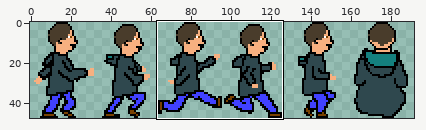
Two states of a sprite sheet, assets/player.png. Above: a wide view before the commit, with the close-up outlined.
Close-up. Before the commit:
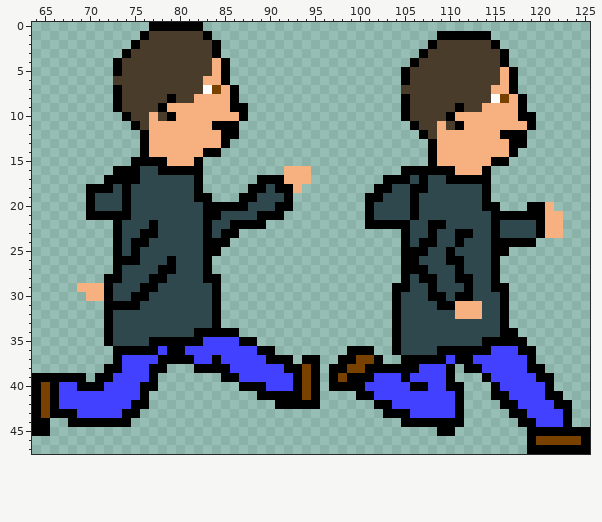
The file is 192x48 pixels. Shown: x 64..125, y 0..47. The commit also changed other parts of the picture, which this record leaves out.
The same view after the edit:
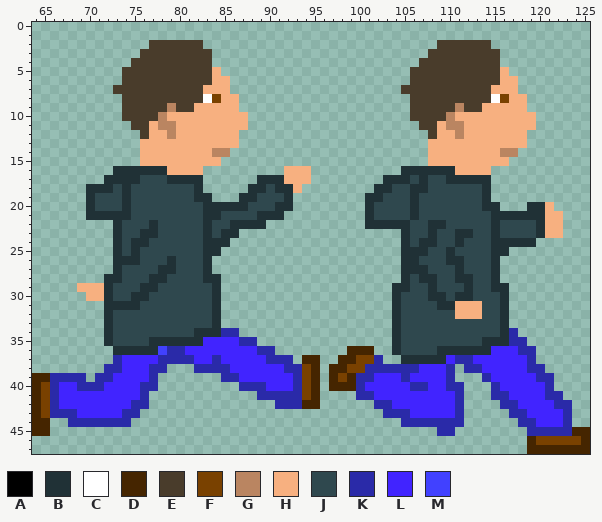
Palette (. is transparent): A #000000  B #203136  C #ffffff  D #452500  E #493c2b  F #794100  G #ba8561  H #f7b080  J #2f484e  K #2a2aa8  L #4124ff  M #4141ff
Changes in this commit:
Changed rows in their new state; - is an unchanged pixel.
first column x 64:
 0 -------------......-------------------------------------------
 1 ------------........-------------------------......-----------
 2 -----------..------..-----------------------.------.----------
 3 ----------..--------.----------------------.--------.---------
 4 ---------..---------..--------------------.---------.---------
 5 ---------.-----------.-------------------.-----------.--------
 6 ---------.---------E-H-------------------.-----------H--------
 7 ---------E---------HH-.------------------------------H--------
 8 ---------.-----E--ECF-H------------------.------------H-------
 9 ---------.----EGEE----H.-----------------.-----G------H-------
10 ----------E--EGH-------H-----------------.----G-------HH------
11 -----------E--GG----HHHH------------------.---GG-------H------
12 ------------E--G-----HH--------------------.---G----HHH-------
13 ------------H--------HH---------------------H--------HH-------
14 ------------H------HGG----------------------H-------GG--------
15 -----------.HHH---HHH-----------------------H------HH---------
16 ---------BBBBBBHHHH----------------------BBBBBB---H-----------
17 --------BBBB---BBBB------BBB-----------BBB-B--BBBBB-----------
18 ------BBB-B-------B-----BB-BB---------BB--BB------B-----------
19 ------B---B-------BB---BB---B--------BB---B-------B-----------
20 ------B---B--------BBBBB---BB--------B----B-------BB---BB-----
21 ------BBBBB--------BB----BBB---------B----B--------BBBBBB-----
22 ---------B---B-----B--BBBB-----------BBBBB--BB-----B----B-----
23 ---------B--BB-----B-BB------------------B--B--BB--B----B-----
24 ---------B-BB------BBB-------------------B-BB--B---BBBBB------
25 ---------B-B-------BB--------------------BBB--B----BB---------
26 ---------BBB---B---B---------------------BB---BB---B----------
27 ---------B----BB---B---------------------BBB---B---B----------
28 --------BB---BB----BB--------------------B-BB--BB--B----------
29 --------B---BB------B-------------------BB--B---B--BB---------
30 --------B--BB-------B-------------------B---BB-BB---B---------
31 --------BBBB--------B-------------------B----BB-----B---------
32 --------B-----------B-------------------B-----------B---------
33 --------B-----------B-------------------B-----------B---------
34 --------B---------BBBKK-----------------B-----------BK--------
35 --------B----BBBBBBLLLLKK---------------B---------BBBKK-------
36 ---------BBBBB-KKLLLLLLLLKK--------DDD--B----BBBBBBLLLKK------
37 ---------KLLLLKKKKLLKLLLLLKKK-DD--DD--K--BBBBBLKKLLLLLLK------
38 --------KKLLLKK---KKKKLLLLLLKK-D-DD--KKKKKKLLLK-KKLLLLLKK-----
39 DDKKKK-KKLLLLK-------KKLLLLLLK-D-D-DKKLLLKLLLLK---KLLLLLKK----
40 D-KLLKKKLLLLKK---------KKKLLLK-D-DDDKLLLLLKKLLKK---KLLLLLK----
41 D-KLLLLLLLLLK------------KKKKK-D----KKLLLLLLLLLK---KKLLLLKK---
42 D-KLLLLLLLLKK--------------KKKDD------KKLLLLLLLK----KKLLLLKK--
43 D-KKKLLLLLKK---------------------------KKKLLLLLK-----KKLLLLK--
44 DD--KKKKKKK------------------------------KKKKKKK------KKLLLK--
45 DD-------------------------------------------KK--------KKKKKDD
46 -------------------------------------------------------D-----D
47 -------------------------------------------------------DDDDDDD
Where, in picture pixels (left, top, right, bottom), the same in both close-ups:
changed: (32, 22, 590, 454)
